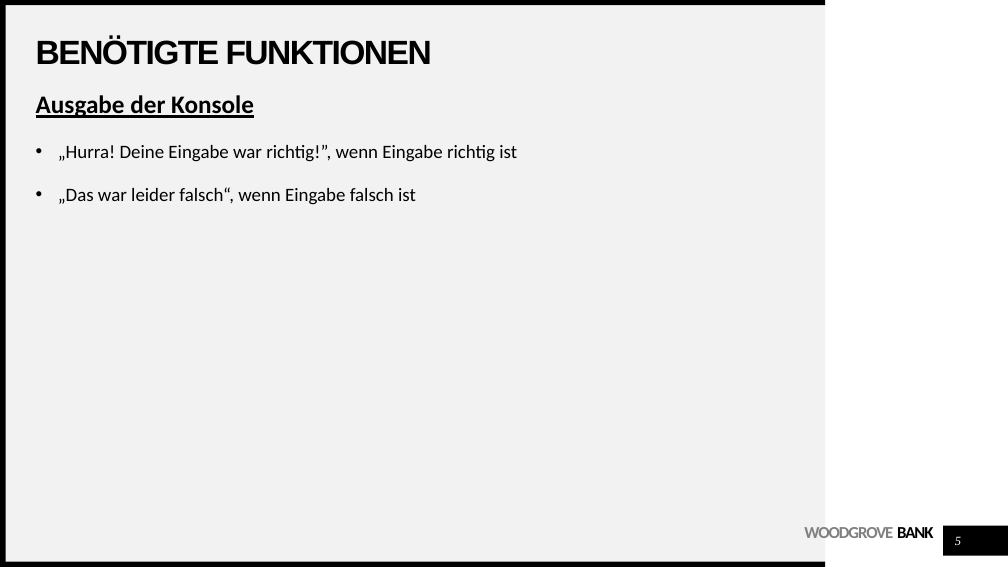
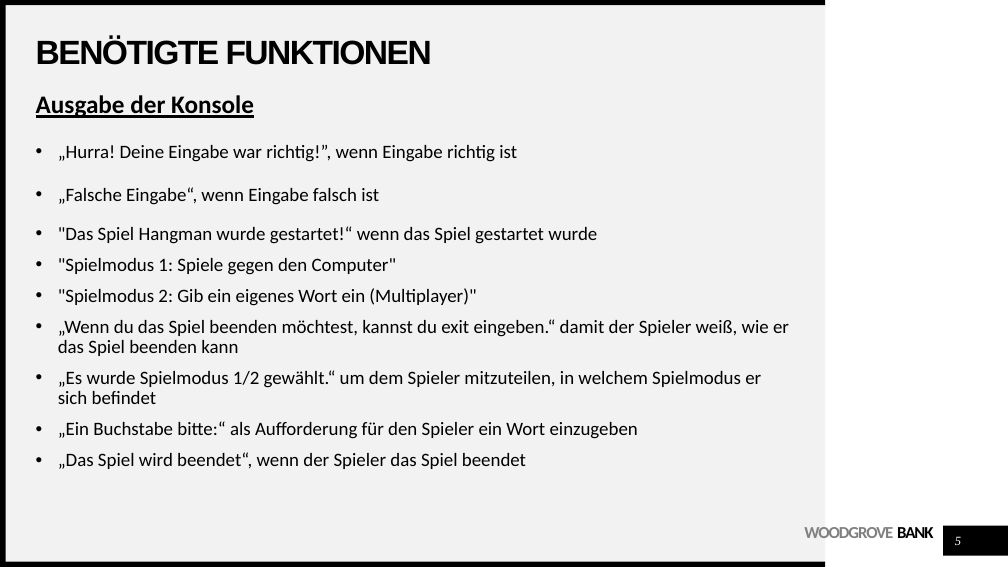
Before and after one commit to muellerValentin/programmierenON22, a slide deck: slide 5 of Präsentation Programmieren Galgenmännchen.pptx. Drawn at 1008x567 pixels with LibreOffice and Linux fonts; fonts in the diff are those of the drawing. Boxes give left, top, right and bottom in pixels: in the first picture for what was removed or moved away, otherwise in the second. Text is boxed around its words. In the diff, an @@ line names an element or a change of style, - is before the commit and + after.

```diff
--- a/Präsentation Programmieren Galgenmännchen.pptx
+++ b/Präsentation Programmieren Galgenmännchen.pptx
@@ text at <box>58,187,789,469</box>: text changed @@
-• „Das war leider falsch“, wenn Eingabe falsch ist
+• „Falsche Eingabe“, wenn Eingabe falsch ist
+• "Das Spiel Hangman wurde gestartet!“ wenn das Spiel gestartet wurde
+• "Spielmodus 1: Spiele gegen den Computer"
+• "Spielmodus 2: Gib ein eigenes Wort ein (Multiplayer)"
+• „Wenn du das Spiel beenden möchtest, kannst du exit eingeben.“ damit der Spieler weiß, wie er das Spiel beenden kann
+• „Es wurde Spielmodus 1/2 gewählt.“ um dem Spieler mitzuteilen, in welchem Spielmodus er sich befindet
+• „Ein Buchstabe bitte:“ als Aufforderung für den Spieler ein Wort einzugeben
+• „Das Spiel wird beendet“, wenn der Spieler das Spiel beendet
```
